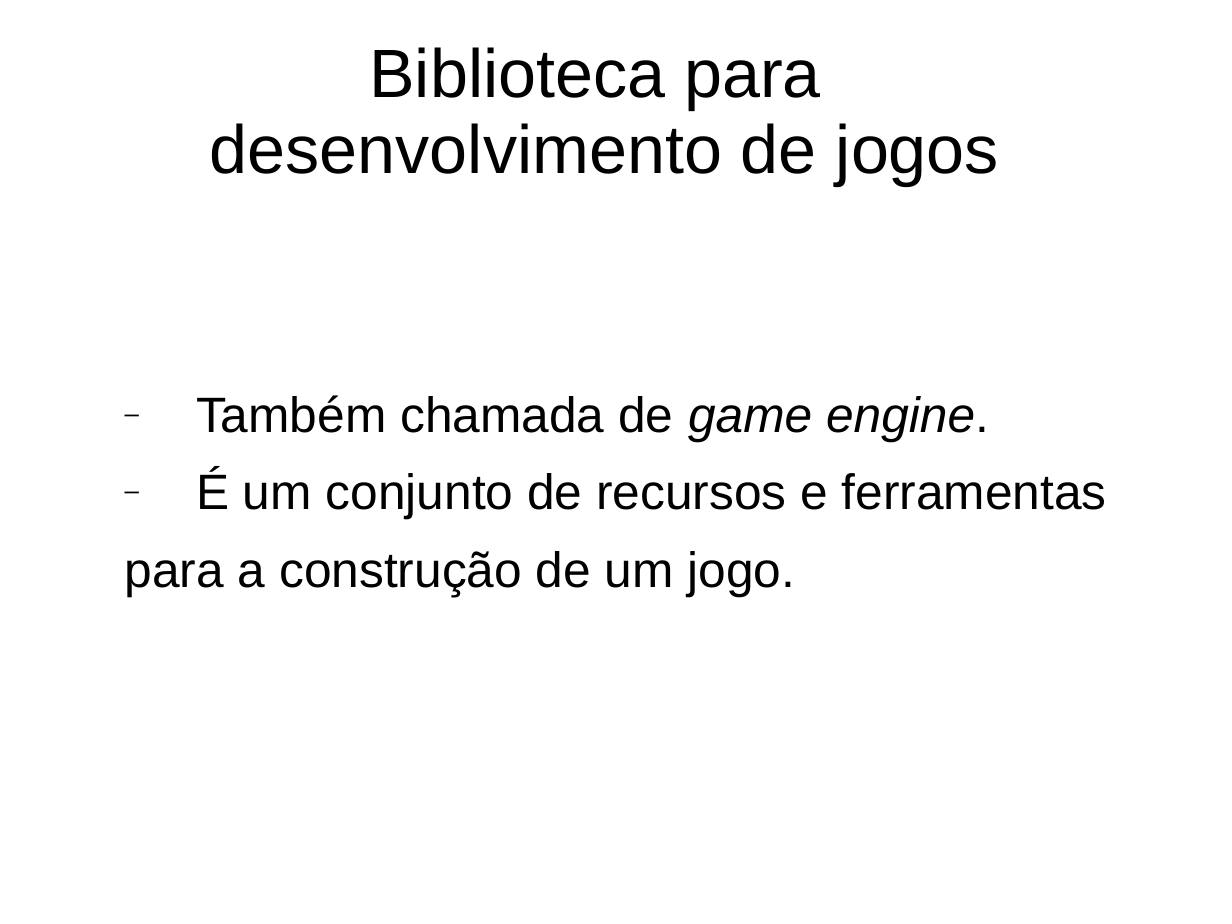
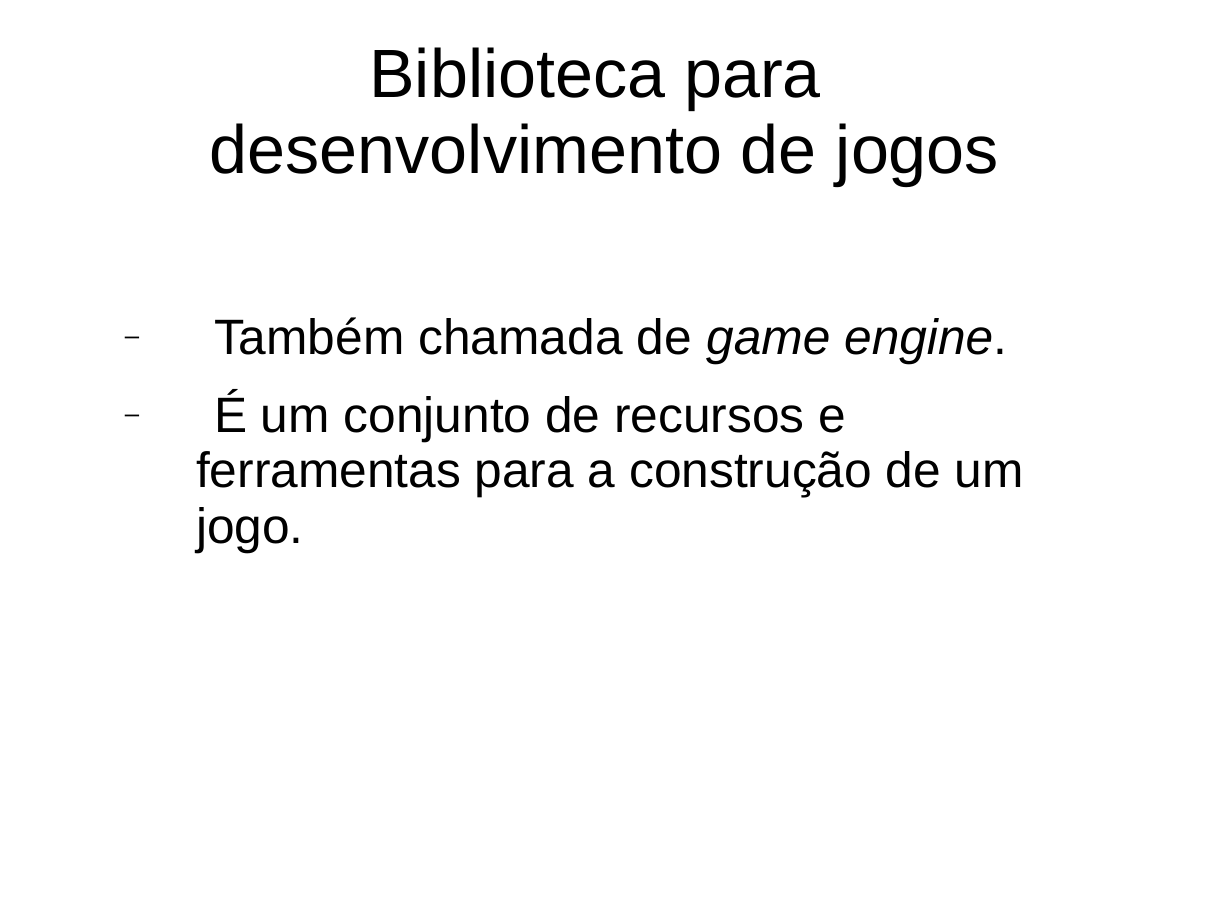
Before and after one commit to mstuttgart/ludic-game-library, a slide deck: slide 3 of Saga_Game_Library_Doc/Apresentacao_TCC/Apresentacao_01.ppt. Drawn at 1232x924 pixels with LibreOffice and Linux fonts; fonts in the diff are those of the drawing; background and template pictures are left out. Boxes give left, top, right and bottom in pixels: in the first picture for what was removed or moved away, otherwise in the second. Text is boxed around its words. In the diff, an @@ line names an element or a change of style, - is before the commit and + after.

```diff
--- a/Saga_Game_Library_Doc/Apresentacao_TCC/Apresentacao_01.ppt
+++ b/Saga_Game_Library_Doc/Apresentacao_TCC/Apresentacao_01.ppt
@@ text at (196, 392, 1024, 552): text changed @@
-  – É um conjunto de recursos e ferramentas
-  para a construção de um jogo.
+  – É um conjunto de recursos e ferramentas para a construção de um jogo.
```
Also in this commit, not shown: 4 other slides changed, 1 slide removed.
